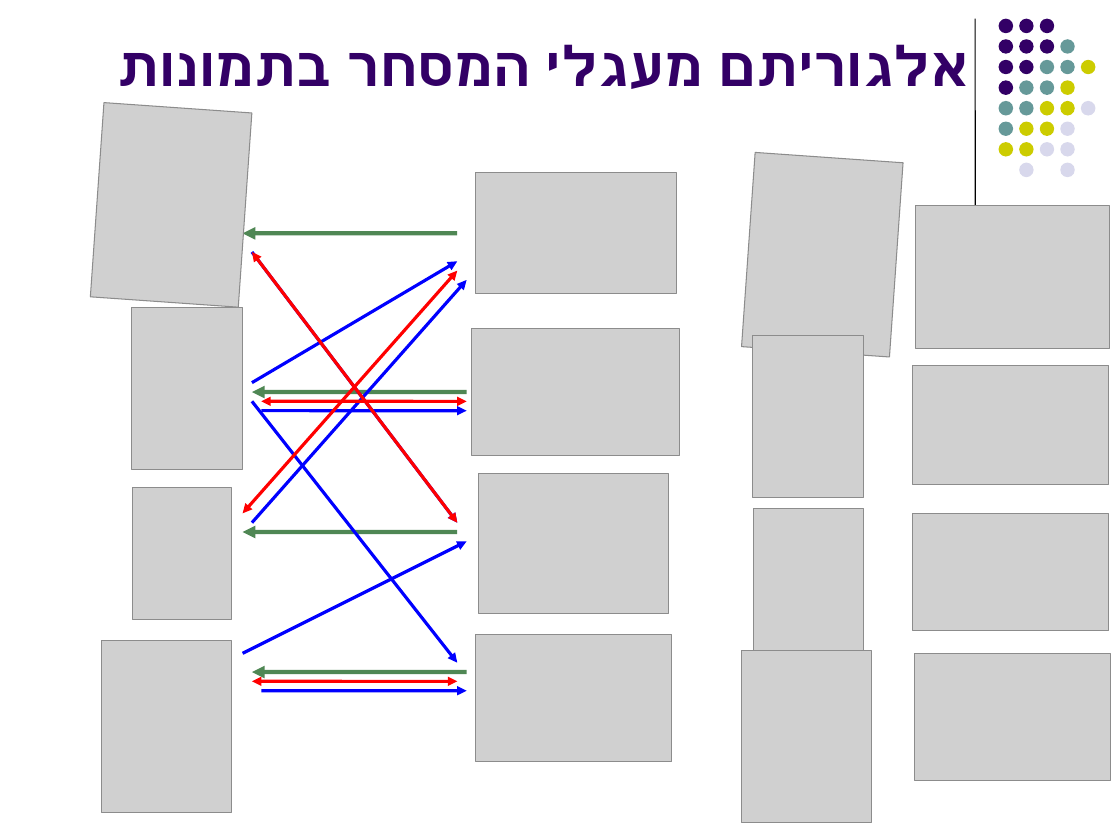
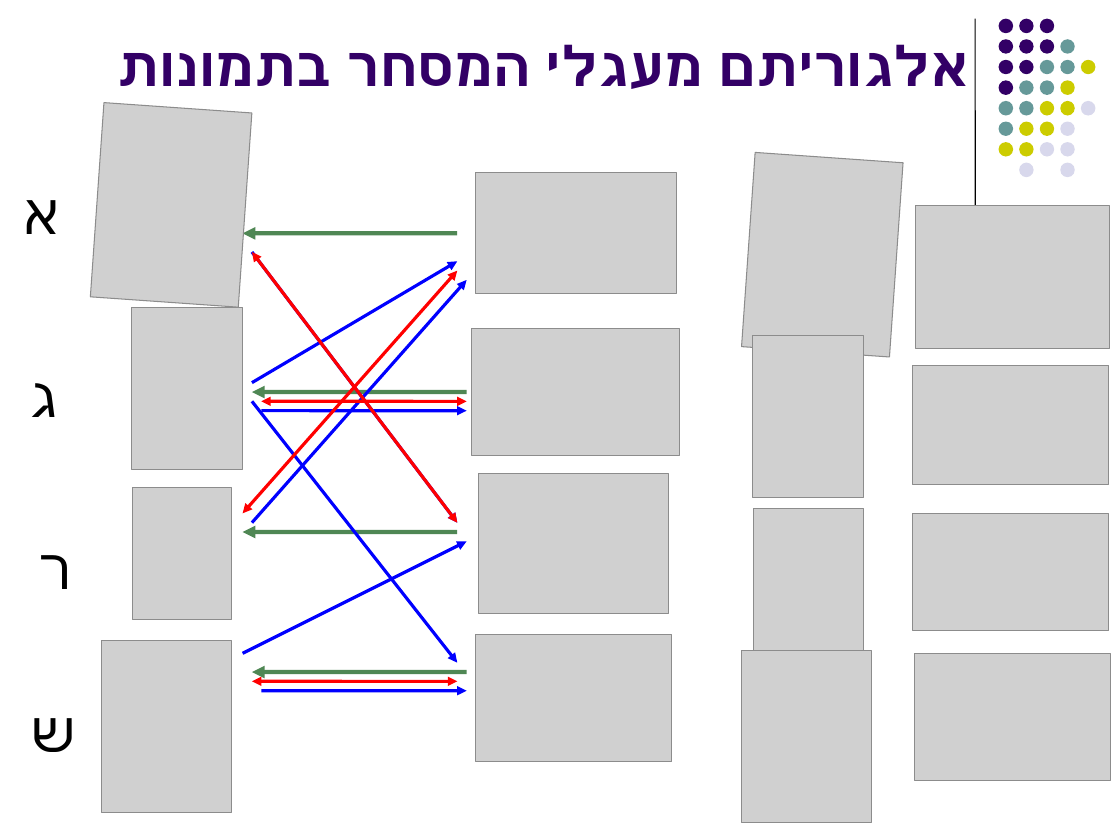
Before and after one commit to erelsgl-at-ariel/algorithms-5780, a slide deck: slide 7 of 11-exchanging/slides-houses.odp (slide 5 before the commit). Drawn at 1120x840 pixels with LibreOffice and Linux fonts; fonts in the diff are those of the drawing; grey boxes stand for pictures. Boxes give left, top, right and bottom in pixels: in the first picture for what was removed or moved away, otherwise in the second. Text is boxed around its words. In the diff, an @@ line names an element or a change of style, - is before the commit and + after.

```diff
--- a/11-exchanging/slides-houses.odp
+++ b/11-exchanging/slides-houses.odp
@@ text added at (23,200,59,234), 40 pt, text #000000 @@
+א
@@ text added at (30,383,56,417), 40 pt, text #000000 @@
+ג
@@ text added at (39,555,70,589), 40 pt, text #000000 @@
+ר
@@ text added at (31,718,75,752), 40 pt, text #000000 @@
+ש
```
Also in this commit, not shown: 8 other slides changed, 1 slide added, 13 other files.
